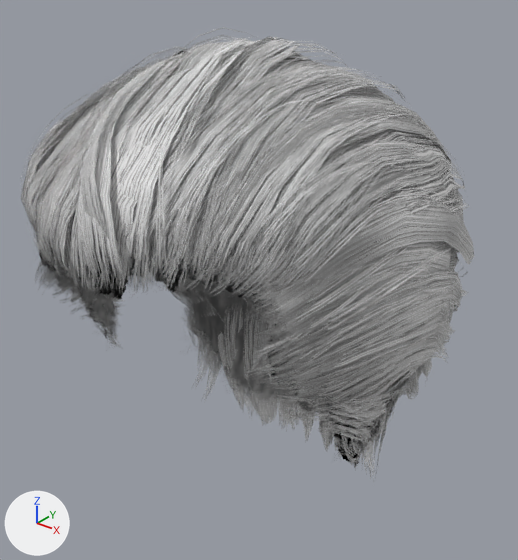
Renders of the glTF model public/models/doll/hair-tousled-m.glb from each side of a commit.
Camera for both pictures: a camera (50 mm lens) standing at (0.214, -0.312, 1.847) and looking at (-0.003, -0.04, 1.678). The axes (+X, +Y, +Z) are drawn at lower left. The lights are the same throughout. The picture after the commit comes second. Vertices at exactly the same position are counted once.

Objects in the first picture: 'Hair_tousled'.
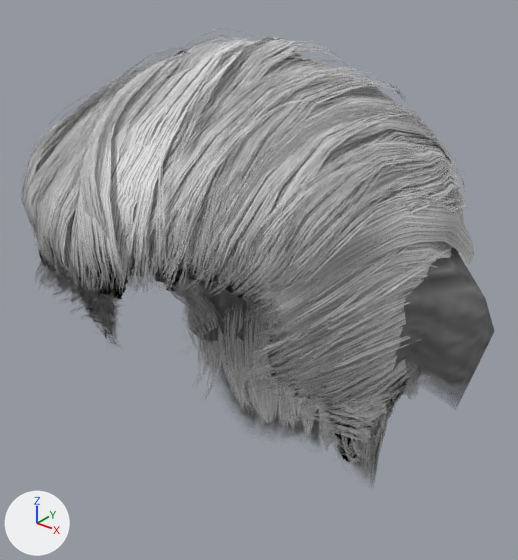
Boxes (x1, y1, x2, y2) around the edits, measured in the pictures (518 x 560 px; the box of a moved part takes in the faces that stretch with it):
'Hair_tousled', reshaped: before (20, 27, 474, 480); after (21, 27, 495, 483)
part 1 of me_hair_tousled, moved or reshaped (mostly hidden before): before (114, 298, 384, 433); after (114, 286, 384, 440)
part 2 of me_hair_tousled, edited (looks the same): (43, 235, 397, 446) in both

The change, as a list of edits to the scene's bpy script:
```text
Add mat_hair_tousled_cap:
    mat_hair_tousled_cap = bpy.data.materials.new('hair_tousled_cap')
    # uses the picture img_hair_tousled
Change me_hair_tousled:
    used by ob_hair_tousled; location = (0.0, 0.0, 0.0)
    remove me_hair_tousled.from_pydata(...)  # 6500 vertices, 6500 faces; spans x -0.105..0.101, y -0.166..0.075, z 1.526..1.809
    add me_hair_tousled.from_pydata(...)  # 6507 vertices, 6500 faces; spans x -0.105..0.116, y -0.166..0.075, z 1.505..1.809
    me_hair_tousled part 1
    11 vertices are removed from x -0.089..0.061, y -0.075..0.055, z 1.652..1.769
    64 faces are deleted
    56 vertices move from x -0.091..0.091, y -0.075..0.036, z 1.535..1.769 to x -0.095..0.116, y -0.075..0.04, z 1.505..1.769
    17 vertices are added at x -0.087..0.062, y -0.075..0.058, z 1.652..1.769
    32 new faces join them, mat_hair_tousled
    32 new faces join them, mat_hair_tousled_cap
    me_hair_tousled part 2: 317 faces spanning x -0.095..0.116, y -0.16..0.056, z 1.505..1.79 switch from mat_hair_tousled to mat_hair_tousled_cap
    other edits to the shape of me_hair_tousled do not show in these pictures
```
